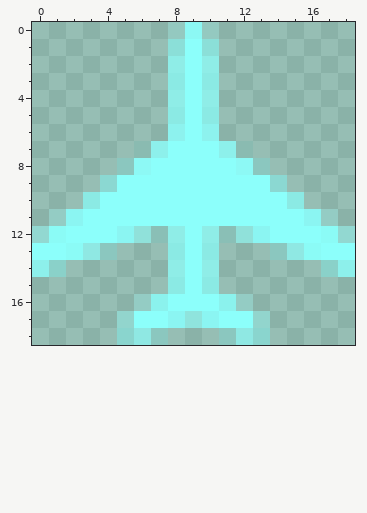
Two states of a pixel-art sprite, Airline-colors-19px/cyan-19.png. The picture above is the old version.
The file is 19x19 pixels. Pixels under 10% opacity are left out. Colours within 5 levels of each other are drawn and written as one.
The same view after the edit:
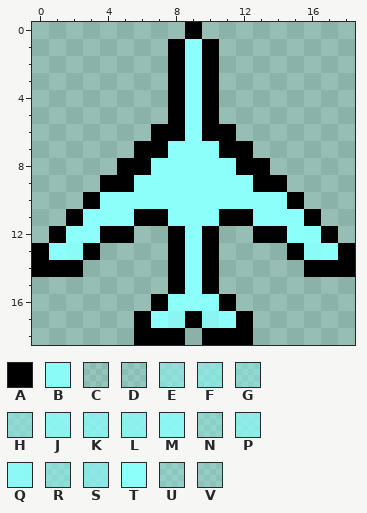
Palette (. is transparent): A #000000  B #8bfdf9f7  C #8bfef61f  D #8bfef92c  E #8bfef98b  F #8bfef998  G #8bfefa68  H #8bfefa75  J #8bfefad6  K #8bfefbc7  L #8bfefbd0  M #8bfefbe2  N #8cfef95b  P #8cfefabb  Q #8cfefaec  R #8cfefb81  S #8cfefba9  T #8cfffb  U #8dfefb48  V #8dfefe38
What changed:
y 0: x 8..10 DQD -> .A.
y 1: x 8 F -> A; x 10 F -> A
y 2..5: x 8 P -> A; x 10 P -> A
y 6: x 7..8 .L -> AA; x 10..11 L. -> AA
y 7: x 6..7 CK -> AA; x 11..12 KC -> AA
y 8: x 5..6 UQ -> AA; x 12..13 QU -> AA
y 9: x 4..5 RT -> AA; x 13..14 TR -> AA
y 10: x 3 P -> A; x 15 P -> A
y 11: x 1..2 VM -> .A; x 6..7 TT -> AA; x 11..12 TT -> AA; x 16..17 MV -> A.
y 12: x 0..1 GB -> .A; x 4..8 TMEDP -> AA..A; x 10..14 PDEMT -> A..AA; x 17..18 BG -> A.
y 13: x 0 T -> A; x 3..4 SU -> A.; x 8 P -> A; x 10 P -> A; x 14..15 US -> .A; x 18 T -> A
y 14: x 0..2 KG. -> AAA; x 8 P -> A; x 10 P -> A; x 16..18 .GK -> AAA
y 15: x 8 P -> A; x 10 P -> A
y 16: x 6..7 VJ -> .A; x 11..12 JV -> A.
y 17: x 5..6 NT -> .A; x 9 F -> A; x 12..13 TN -> A.
y 18: x 5..8 HSU. -> .AAA; x 10..13 .USH -> AAA.
Boxes around the changes in both pictures, in picture pixels (x1, y1, x2, y2):
changed: (32, 22, 355, 345)
